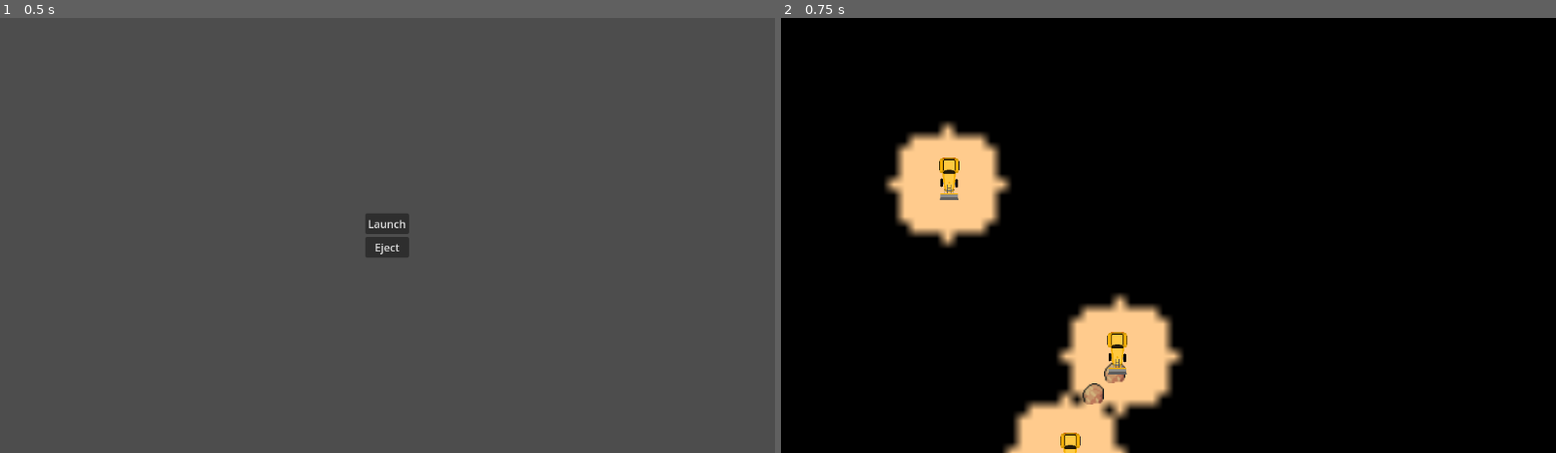
Above: before the commit, frames 1-2 (left to right).
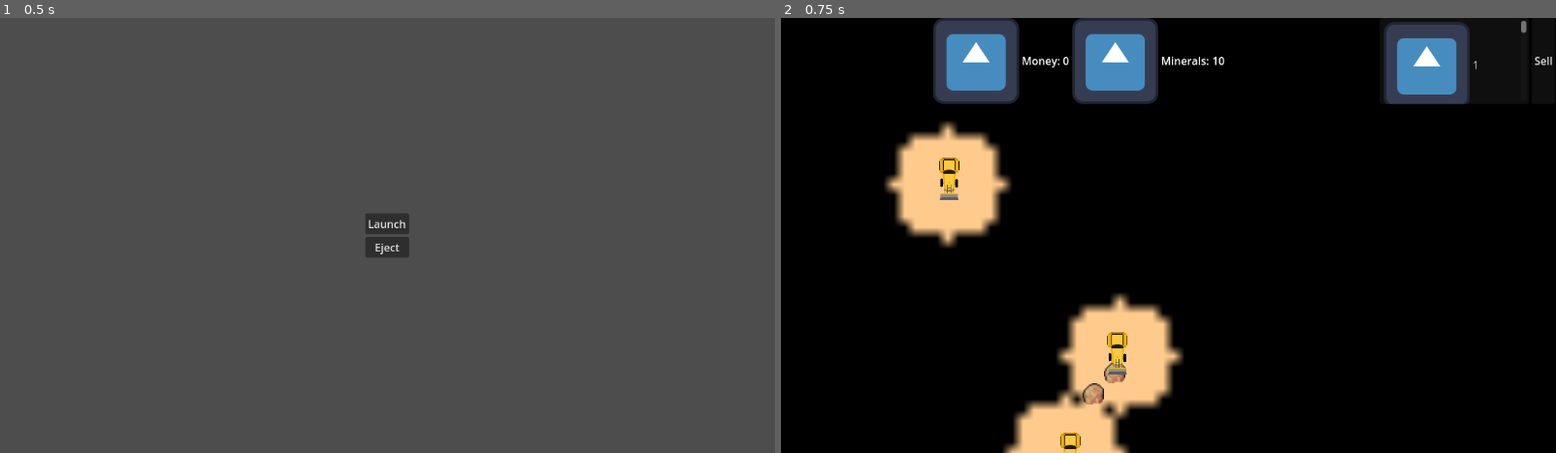
Above: after the commit, the same moments.

Repository: mwheatcs/lithosphere.io
Game: Godot game, scene res://scenes/menu.tscn
The game is run twice, just before and just after one commit, with the same random seed, the same clock (stepped at 60 frames per second) and the same inputs. The engine's default icon, where the game draws it, is replaced by a stand-in: a white triangle on a blue panel in a dark square.
Inputs:
- Up to frame 1 (0.5 s): no input
- Up to frame 2 (0.75 s): click "Launch" at 0.5 s

Frame 1 is identical in both runs. In frame 2, 6.7% of the frame differs, in the area x 19-100%, y 0-20%.

Commit message:
add display overlay into World scene

Diff:
--- a/inventory/inventory_controller.gd
+++ b/inventory/inventory_controller.gd
@@ -14,6 +14,7 @@
 
 
 func _ready() -> void:
+	# TODO remove placeholders
 	for i in range(1, inventory_size+1):
 		add_item(str(i), placeholder_icon)
 		var temp_item = Item.new()
--- a/scenes/World.tscn
+++ b/scenes/World.tscn
@@ -1,6 +1,7 @@
-[gd_scene load_steps=4 format=3 uid="uid://cmx8xg0hk8wgg"]
+[gd_scene load_steps=5 format=3 uid="uid://cmx8xg0hk8wgg"]
 
 [ext_resource type="Script" uid="uid://dq24ox88mlmqu" path="res://scenes/world.gd" id="1_7g83o"]
+[ext_resource type="PackedScene" uid="uid://bkbu5snew2mj1" path="res://scenes/display.tscn" id="2_1lgw5"]
 [ext_resource type="PackedScene" uid="uid://vb12gyg0t26t" path="res://scenes/main.tscn" id="2_d1c63"]
 [ext_resource type="PackedScene" uid="uid://de0ltw7ve4uvi" path="res://entities/unit/Unit.tscn" id="3_1lgw5"]
 
@@ -21,3 +22,5 @@
 
 [node name="Unit3" parent="." instance=ExtResource("3_1lgw5")]
 position = Vector2(215, 325)
+
+[node name="Display" parent="." instance=ExtResource("2_1lgw5")]
--- a/scenes/display.tscn
+++ b/scenes/display.tscn
@@ -14,6 +14,7 @@
 grow_vertical = 2
 
 [node name="CanvasLayer" type="CanvasLayer" parent="."]
+layer = 51
 
 [node name="VBoxContainer" type="VBoxContainer" parent="CanvasLayer"]
 anchors_preset = 15
